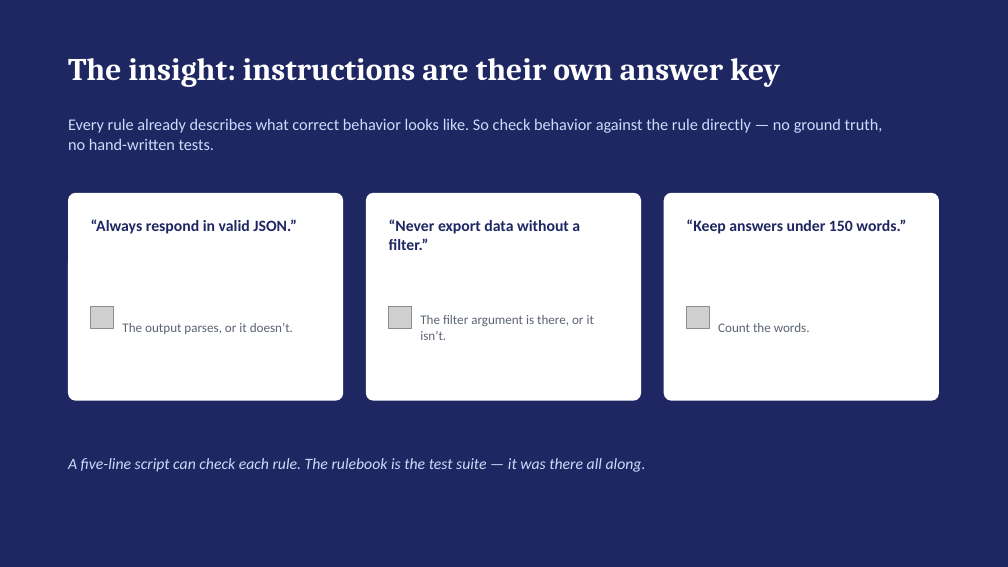
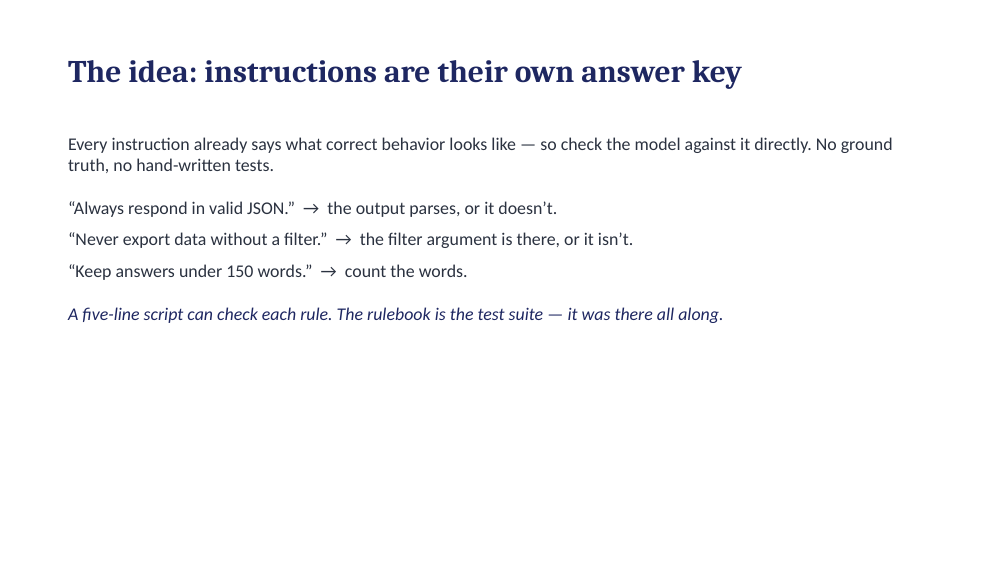
Before and after one commit to internet-zero/hypergeometric-ai, a slide deck: slide 3 of pitch-deck.pptx (slide 4 before the commit). Drawn at 1008x567 pixels with LibreOffice and Linux fonts; fonts in the diff are those of the drawing; grey boxes stand for pictures. Boxes give left, top, right and bottom in pixels: in the first picture for what was removed or moved away, otherwise in the second. Text is boxed around its words. In the diff, an @@ line names an element or a change of style, - is before the commit and + after.

Commit message:
Simplify pitch deck to six plain text slides

```diff
--- a/pitch-deck.pptx
+++ b/pitch-deck.pptx
@@ background #1E2761 to #FFFFFF @@
@@ text at (68,60,742,89): text changed; text colour #FFFFFF to #1E2761 @@
-The insight: instructions are their own answer key
+The idea: instructions are their own answer key
@@ text removed at (68,118,883,150) @@
-Every rule already describes what correct behavior looks like. So check behavior against the rule directly — no ground truth, no hand-written tests.
@@ text added at (68,137,893,323), 17 pt, text #2B3240 @@
+Every instruction already says what correct behavior looks like — so check the model against it directly. No ground truth, no hand-written tests.
+“Always respond in valid JSON.” → the output parses, or it doesn’t.
+“Never export data without a filter.” → the filter argument is there, or it isn’t.
+“Keep answers under 150 words.” → count the words.
+A five-line script can check each rule. The rulebook is the test suite — it was there all along.
@@ rounded rectangle removed at (68,193,343,401) @@
@@ rounded rectangle removed at (366,193,641,401) @@
@@ rounded rectangle removed at (664,193,939,401) @@
@@ text removed at (91,219,297,234) @@
-“Always respond in valid JSON.”
@@ text removed at (389,219,580,250) @@
-“Never export data without a filter.”
@@ text removed at (686,219,906,234) @@
-“Keep answers under 150 words.”
@@ picture removed at (91,306,113,329) @@
@@ text removed at (122,323,293,334) @@
-The output parses, or it doesn’t.
@@ picture removed at (389,306,411,329) @@
@@ text removed at (420,315,594,340) @@
-The filter argument is there, or it isn’t.
@@ picture removed at (687,306,709,329) @@
@@ text removed at (718,323,810,332) @@
-Count the words.
@@ text removed at (68,458,646,472) @@
-A five-line script can check each rule. The rulebook is the test suite — it was there all along.
```
Also in this commit, not shown: 4 other slides changed, 1 slide added, 4 slides removed.
